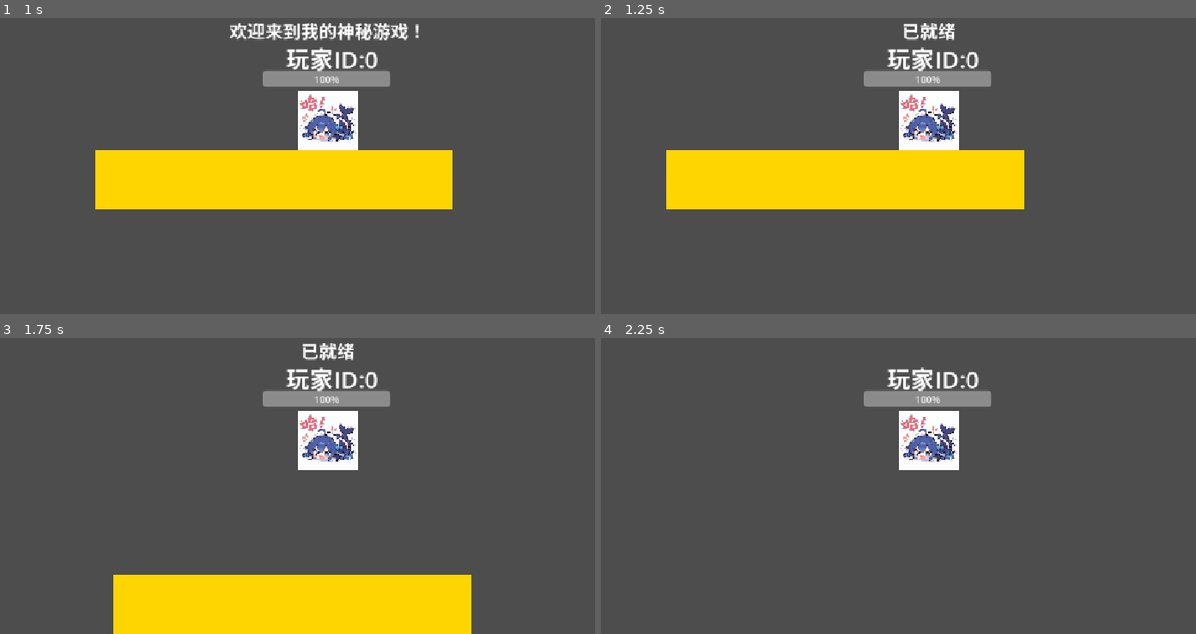
Above: before the commit, frames 1-4 (two rows, left to right).
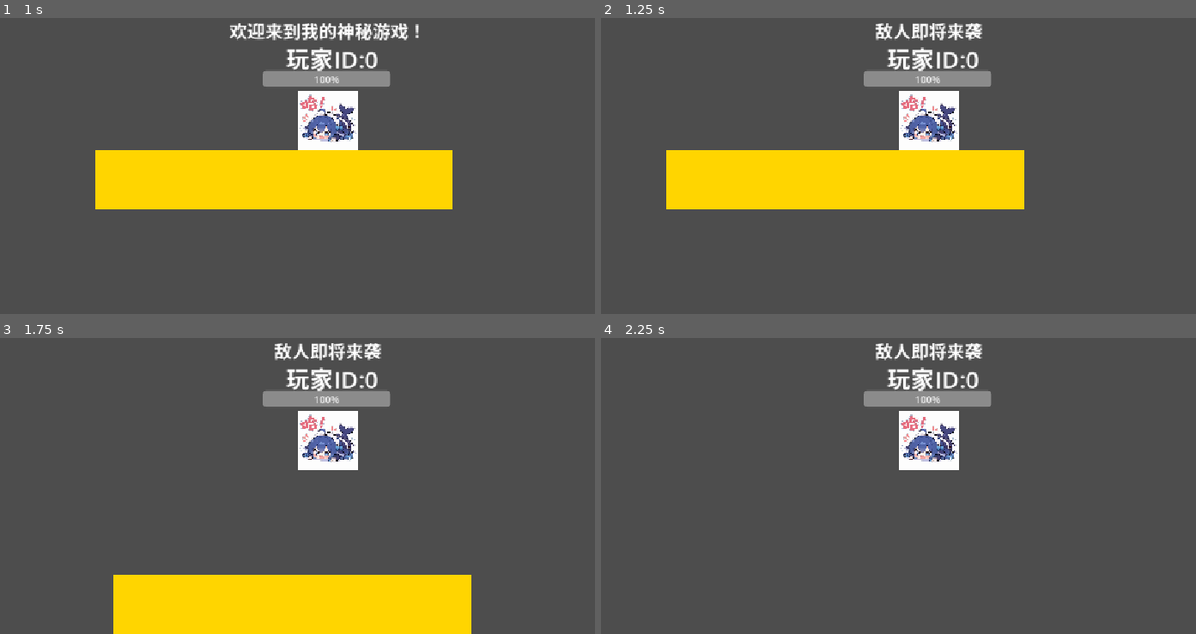
Above: after the commit, the same moments.

Repository: Sui-xie/NewGames
Game: Godot game, scene res://root.tscn
The game is run twice, just before and just after one commit, with the same random seed, the same clock (stepped at 60 frames per second) and the same inputs.
Inputs (mouse positions are in pixels of both pictures, inside the frame that each line leads up to):
- Up to frame 1 (1 s): tap Enter at 0.5 s; move the mouse to (481, 100) at 0.52 s; hold D (move_right) from 0.53 s (still down); click (481, 100) at 0.67 s; tap Space at 0.77 s
- Up to frame 2 (1.25 s): keep holding D (move_right)
- Up to frame 3 (1.75 s): move the mouse to (190, 459) at 1.27 s; release D (move_right) at 1.28 s; hold A (move_left) from 1.28 s (still down); tap Space at 1.52 s
- Up to frame 4 (2.25 s): move the mouse to (999, 355) at 2.02 s; release A (move_left) at 2.03 s; hold D (move_right) from 2.03 s (still down)

Frame 1 is identical in both runs. In frame 2, 0.7% of the frame differs, in the area x 46-65%, y 1-8%; in frame 3, 0.7%; in frame 4, 0.6%.

Commit message:
整理文件路径

Diff:
--- a/root.tscn
+++ b/root.tscn
@@ -1,6 +1,8 @@
 [gd_scene format=3 uid="uid://88wsrkbfkyis"]
 
 [ext_resource type="Script" uid="uid://bcdqv1nsx2e44" path="res://scripts/ctx/boot.gd" id="1_pq8q7"]
+[ext_resource type="PackedScene" uid="uid://3kneopj3iugv" path="res://scene/game/level.tscn" id="2_pyidc"]
 
 [node name="Node2D" type="Node2D" unique_id=1239942775]
 script = ExtResource("1_pq8q7")
+firstOneScene = ExtResource("2_pyidc")
--- a/scene/game/level.tscn
+++ b/scene/game/level.tscn
@@ -1,3 +1,6 @@
 [gd_scene format=3 uid="uid://3kneopj3iugv"]
 
+[ext_resource type="Script" uid="uid://6bofu4vic8n" path="res://scripts/lib/game/gameCore.gd" id="1_xvjqe"]
+
 [node name="Level" type="Node2D" unique_id=574916516]
+script = ExtResource("1_xvjqe")
--- a/scene/menu/menu.tscn
+++ b/scene/menu/menu.tscn
@@ -1,6 +1,3 @@
 [gd_scene format=3 uid="uid://dijo7cry2ayu8"]
 
-[ext_resource type="Script" uid="uid://6bofu4vic8n" path="res://scripts/lib/menu/menu.gd" id="1_ny6dg"]
-
 [node name="Menu" type="Node2D" unique_id=995647625]
-script = ExtResource("1_ny6dg")
--- a/scene/Bailu.tscn
+++ b/scene/other/Bailu.tscn
@@ -1,6 +1,6 @@
 [gd_scene format=3 uid="uid://cdawo4msk61ki"]
 
-[ext_resource type="Script" uid="uid://dhbyrqf5syh0p" path="res://scripts/lib/bailu.gd" id="1_hnooe"]
+[ext_resource type="Script" uid="uid://dhbyrqf5syh0p" path="res://scripts/lib/game/bailu.gd" id="1_hnooe"]
 [ext_resource type="Texture2D" uid="uid://bd7xboiv48nhf" path="res://assets/IMG/白露.jpeg" id="2_lyqr5"]
 
 [sub_resource type="RectangleShape2D" id="RectangleShape2D_cypby"]
--- a/scene/attack.tscn
+++ b/scene/other/attack.tscn
@@ -1,6 +1,6 @@
 [gd_scene format=3 uid="uid://cjhod43q2p3na"]
 
-[ext_resource type="Script" uid="uid://boj1ygpl28bjb" path="res://scripts/lib/attack.gd" id="1_4620e"]
+[ext_resource type="Script" uid="uid://boj1ygpl28bjb" path="res://scripts/lib/game/attack.gd" id="1_4620e"]
 
 [node name="Attack" type="Node" unique_id=1130526934]
 script = ExtResource("1_4620e")
--- a/scene/block.tscn
+++ b/scene/other/block.tscn
@@ -1,6 +1,6 @@
 [gd_scene format=3 uid="uid://updfen2abe1g"]
 
-[ext_resource type="Script" uid="uid://d00vgtiikq3oi" path="res://scripts/lib/wall.gd" id="1_osf0l"]
+[ext_resource type="Script" uid="uid://d00vgtiikq3oi" path="res://scripts/lib/game/wall.gd" id="1_osf0l"]
 [ext_resource type="Texture2D" uid="uid://du5gdunoaquvp" path="res://assets/IMG/黄方块.png" id="1_xv03h"]
 
 [sub_resource type="RectangleShape2D" id="RectangleShape2D_cypby"]
--- a/scene/bullet.tscn
+++ b/scene/other/bullet.tscn
@@ -1,7 +1,7 @@
 [gd_scene format=3 uid="uid://brfd0de5ypdgw"]
 
 [ext_resource type="Texture2D" uid="uid://ctwbi4cxp6d2w" path="res://assets/IMG/钢管.png" id="1_qwydi"]
-[ext_resource type="Script" uid="uid://caijq2h5n1n5o" path="res://scripts/lib/buttlt.gd" id="1_xw300"]
+[ext_resource type="Script" uid="uid://caijq2h5n1n5o" path="res://scripts/lib/game/buttlt.gd" id="1_xw300"]
 
 [sub_resource type="CapsuleShape2D" id="CapsuleShape2D_cypby"]
 radius = 7.2005434
--- a/scene/player.tscn
+++ b/scene/other/player.tscn
@@ -1,8 +1,8 @@
 [gd_scene format=3 uid="uid://2aax3kom5fv1"]
 
-[ext_resource type="Script" uid="uid://caiwui538ovx5" path="res://scripts/player/player.gd" id="1_hjaqi"]
+[ext_resource type="Script" uid="uid://caiwui538ovx5" path="res://scripts/lib/game/player/player.gd" id="1_hjaqi"]
 [ext_resource type="Texture2D" uid="uid://optychjbwqhc" path="res://assets/IMG/哈！.jpg" id="2_hjaqi"]
-[ext_resource type="Script" uid="uid://q4g0tlhps4kw" path="res://scripts/player/jumpCheck.gd" id="3_fvtld"]
+[ext_resource type="Script" uid="uid://q4g0tlhps4kw" path="res://scripts/lib/game/player/jumpCheck.gd" id="3_fvtld"]
 
 [sub_resource type="RectangleShape2D" id="RectangleShape2D_pyidc"]
 size = Vector2(100, 100)
--- a/scripts/ctx/boot.gd
+++ b/scripts/ctx/boot.gd
@@ -1,14 +1,15 @@
 extends Node2D
+class_name Boot
 
 const bus = preload("res://scripts/ctx/lib/eventBus.gd")
 
-
+@export var firstOneScene:PackedScene = preload("res://scene/menu/menu.tscn");
 
 # 该脚本中，不应该使用ctx的任何服务，还未加载
 func _ready() -> void:
 	name = "boot"
 	ctx.boot = self
-	ctx.currentScene =load("res://scene/menu/menu.tscn").instantiate()
+	ctx.currentScene =firstOneScene.instantiate()
 	var eventBus: EventBus = bus.new()
 	ctx.registerService('eventBus',eventBus)
 	ctx.currentScene.add_child(ctx.getService('eventBus'))
--- a/scripts/ctx/ctx.gd
+++ b/scripts/ctx/ctx.gd
@@ -2,6 +2,7 @@
 class_name Ctx
 
 @export var gravity:float = -1600
+
 
 const sceneList: Dictionary[String, Variant] = {
 	"error":"res://scene/other/errorScene.tscn",
--- a/scripts/ctx/lib/playerMgr.gd
+++ b/scripts/ctx/lib/playerMgr.gd
@@ -18,7 +18,7 @@
 
 func addPlayer(id,client:bool = false):
 	print("[INFO]即将添加一个玩家到节点,ID:",id)
-	var p1: PackedScene = load('res://scene/player.tscn')
+	var p1: PackedScene = load('res://scene/other/player.tscn')
 	var p:Player = p1.instantiate()
 	p.client = client
 	p.id = id
--- a/scripts/lib/attack.gd
+++ b/scripts/lib/game/attack.gd
@@ -1,5 +1,5 @@
 extends Node
-var bailu: PackedScene =  preload('res://scene/Bailu.tscn')
+var bailu: PackedScene =  preload('res://scene/other/Bailu.tscn')
 var waveInterval:float = 60
 var nextWaveTime:float = 10
 var t
@@ -7,7 +7,7 @@
 
 # Called when the node enters the scene tree for the first time.
 func _ready() -> void:
-	ctx.emit('addTitle',"已就绪",1)
+	ctx.emit('addTitle',"敌人即将来袭",2)
 	print("[INFO]AttackMgr ready")
 
 
--- a/scripts/lib/bailu.gd
+++ b/scripts/lib/game/bailu.gd
@@ -4,7 +4,7 @@
 var callBack:Callable
 var player:CharacterBody2D
 var speed:float = 150
-var bullet: PackedScene = preload('res://scene/bullet.tscn')
+var bullet: PackedScene = preload('res://scene/other/bullet.tscn')
 var cooling:float = 0
 var collingTime: float = 1.6
 var team = 0
--- a/scripts/lib/menu/menu.gd
+++ b/scripts/lib/game/gameCore.gd
@@ -1,10 +1,10 @@
 extends Node
 
 const playerMgrScripts = preload("res://scripts/ctx/lib/playerMgr.gd")
-const uiLayer: PackedScene = preload('res://scene/uiLayer.tscn')
+const uiLayer: PackedScene = preload('res://scene/other/uiLayer.tscn')
 const mapMgrScripts = preload('res://scripts/ctx/lib/mapMgr.gd')
 
-const attack = preload('res://scripts/lib/attack.gd')
+const attack = preload('res://scripts/lib/game/attack.gd')
 
 
 # Called when the node enters the scene tree for the first time.
--- a/scripts/player/player.gd
+++ b/scripts/lib/game/player/player.gd
@@ -11,7 +11,7 @@
 var zoomSpeed: float = 0.05
 var maxZoom: Vector2 = Vector2(4,4)
 var minZoom: Vector2 = Vector2(0.1,0.1)
-var bullet: PackedScene = preload('res://scene/bullet.tscn')
+var bullet: PackedScene = preload('res://scene/other/bullet.tscn')
 var cooling = 0
 var collingTime = 0.3
 var hp:float = 1000
Renamed: scene/other.tscn -> scene/other/other.tscn
Renamed: scene/uiLayer.tscn -> scene/other/uiLayer.tscn
Renamed: scripts/lib/attack.gd.uid -> scripts/lib/game/attack.gd.uid
Renamed: scripts/lib/bailu.gd.uid -> scripts/lib/game/bailu.gd.uid
Renamed: scripts/lib/buttlt.gd -> scripts/lib/game/buttlt.gd
Renamed: scripts/lib/buttlt.gd.uid -> scripts/lib/game/buttlt.gd.uid
Renamed: scripts/lib/menu/menu.gd.uid -> scripts/lib/game/gameCore.gd.uid
Renamed: scripts/player/jumpCheck.gd -> scripts/lib/game/player/jumpCheck.gd
Renamed: scripts/player/jumpCheck.gd.uid -> scripts/lib/game/player/jumpCheck.gd.uid
Renamed: scripts/player/player.gd.uid -> scripts/lib/game/player/player.gd.uid
Renamed: scripts/lib/wall.gd -> scripts/lib/game/wall.gd
Renamed: scripts/lib/wall.gd.uid -> scripts/lib/game/wall.gd.uid
